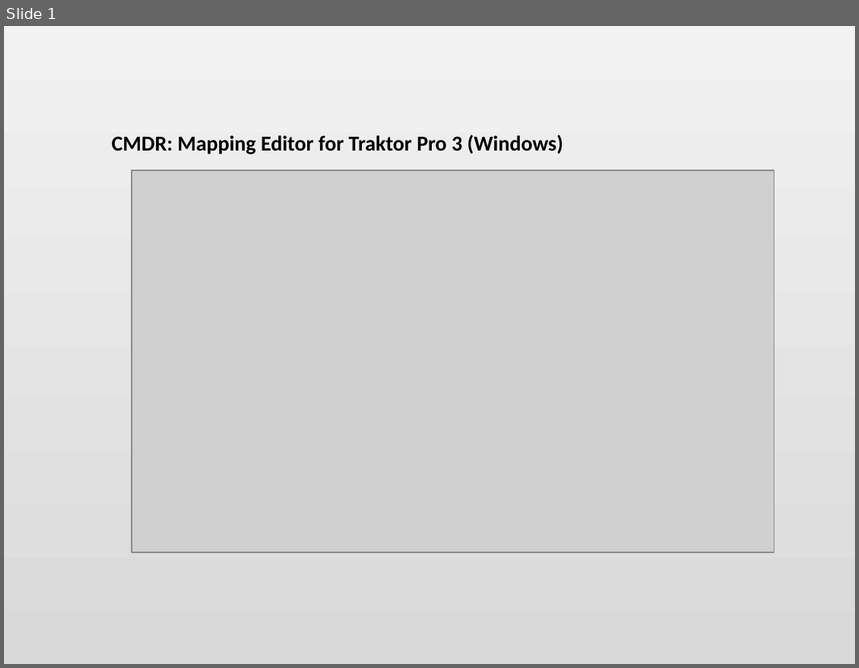
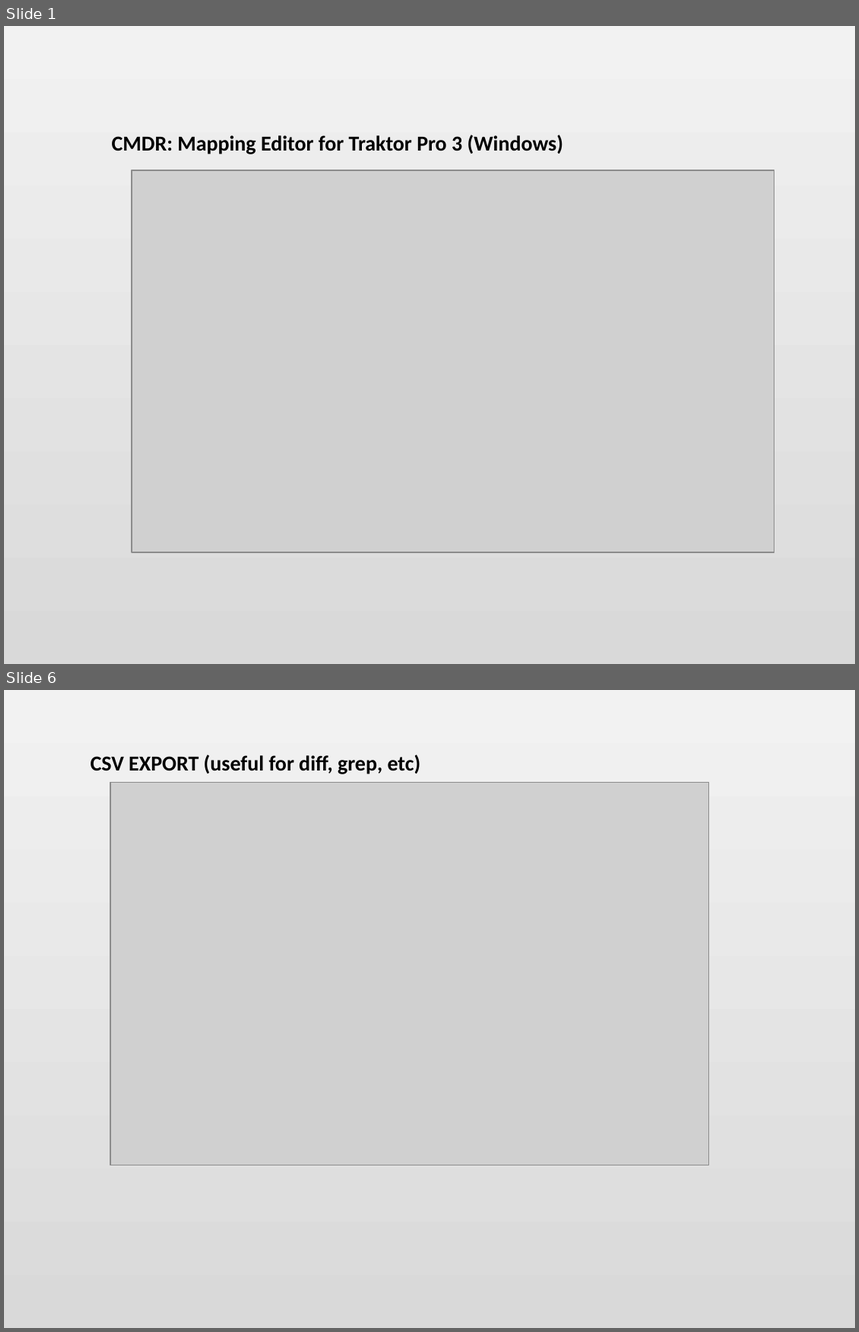
Before and after one commit to TakTraum/cmdr, a slide deck: docs/pics/src/cmdr slides.pptx. Shown one above the other, each under a label of ours: slide 1 before the commit, slides 1 and 6 after it; the slides between them are not shown. The pictures are 859x668 and 859x1332 pixels, drawn with LibreOffice and Linux fonts; fonts in the diff are those of the drawing; grey boxes stand for pictures. Boxes give left, top, right and bottom in pixels: in the first picture for what was removed or moved away, otherwise in the second. Text is boxed around its words. In the diff, an @@ line names an element or a change of style, - is before the commit and + after.

```diff
--- a/docs/pics/src/cmdr slides.pptx
+++ b/docs/pics/src/cmdr slides.pptx
@@ slide 6 added at <box>4,690,855,1328</box>, background gradient #F2F2F2 to #D9D9D9 @@
@@ text added at <box>91,755,421,774</box>, 18 pt, text #000000, bold @@
+CSV EXPORT (useful for diff, grep, etc)
@@ picture added at <box>110,782,709,1165</box> @@
```
Also in this commit, not shown: 2 slides changed, 3 other slides added, 4 slides removed, 9 other files.
